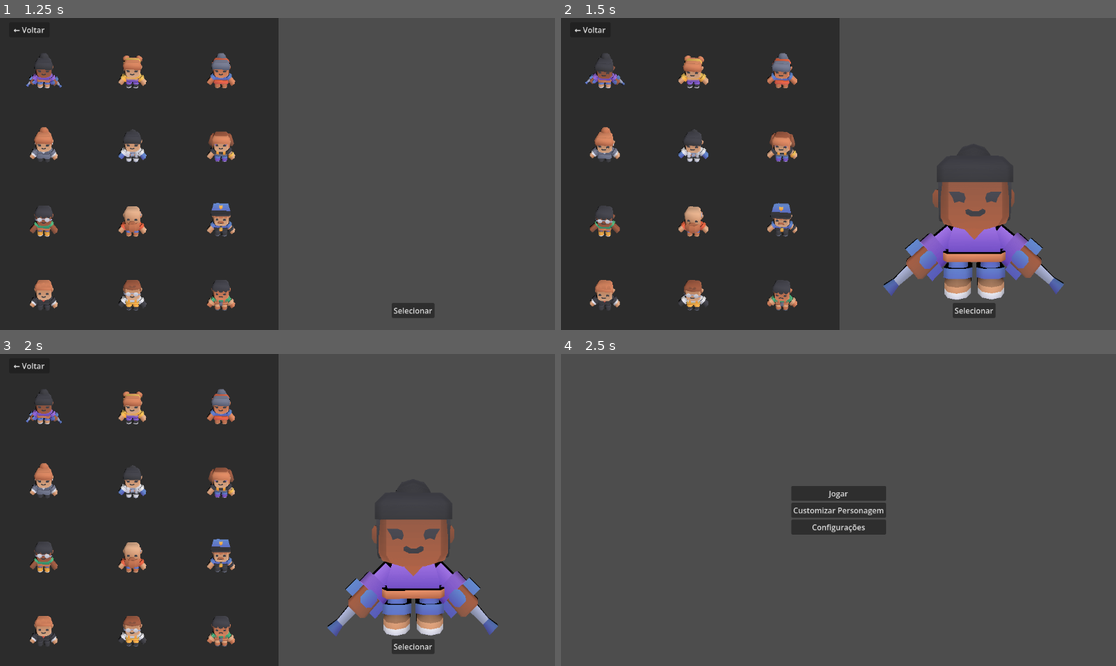
Above: before the commit, frames 1-4 (two rows, left to right).
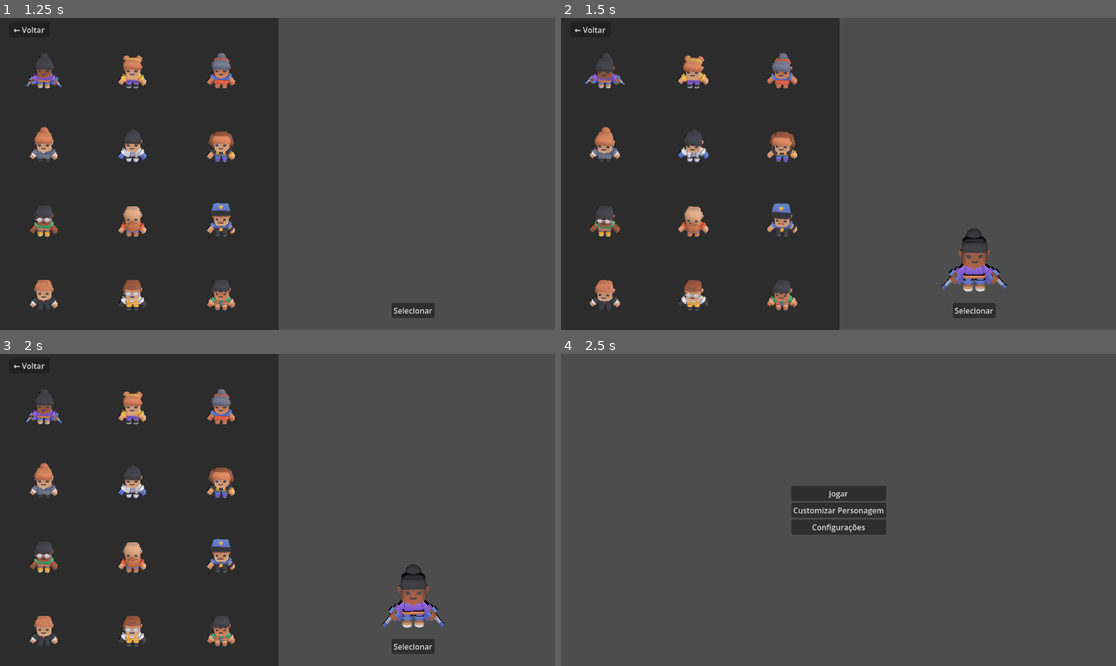
Above: after the commit, the same moments.

Repository: LucasSckenal/pi-4
Game: Godot game, scene res://main_menu.tscn
Two runs of this game, one before a commit and one after it. Both use one fixed random seed, a clock stepped at 60 frames per second and the inputs below.
Inputs (mouse positions are in pixels of both pictures, inside the frame that each line leads up to):
- Up to frame 1 (1.25 s): click "Customizar Personagem" at 0.5 s
- Up to frame 2 (1.5 s): click (605, 55) at 1.27 s
- Up to frame 3 (2 s): no input
- Up to frame 4 (2.5 s): click "← Voltar" at 2 s

Frame 1 is identical in both runs. In frame 2, 6.0% of the frame differs, in the area x 58-91%, y 51-91%; in frame 3, 5.9%; in frame 4, nothing differs.

Commit message:
feat: Refactor character selection logic and improve temporary selection handling

Diff:
--- a/selecao_personagem.gd
+++ b/selecao_personagem.gd
@@ -5,12 +5,15 @@
 @onready var grid = $HBoxContainer/ScrollContainer/GridContainer
 @onready var ponto_spawn = get_node_or_null("HBoxContainer/SubViewportContainer/SubViewport/PontoSpawn")
 
+# VARIÁVEL TEMPORÁRIA: Guarda quem você clicou, mas ainda não confirmou
+var personagem_temporario = ""
+
 func _ready():
-	# 1. Limpa a grade
+	# Limpa a grade
 	for child in grid.get_children():
 		child.queue_free()
 
-	# 2. Cria os slots (Apenas UMA vez agora)
+	# Cria os slots
 	for caminho in Global.lista_personagens:
 		var novo_slot = slot_cena.instantiate()
 		grid.add_child(novo_slot)
@@ -24,22 +27,22 @@
 		if btn:
 			btn.pressed.connect(_ao_escolher.bind(caminho))
 
+
 func _ao_escolher(caminho):
-	# MUITO IMPORTANTE: Salva a escolha do jogador no Global!
-	# É isso que o botão "Selecionar" vai conferir depois.
-	Global.personagem_escolhido_path = caminho
+	# 1. VISUALIZAR: Salva APENAS no temporário por enquanto!
+	personagem_temporario = caminho
 
 	if ponto_spawn:
-		# Deleta quem estava lá
+		# Deleta quem estava lá na tela grande
 		for n in ponto_spawn.get_children():
 			n.queue_free()
 
 		# Spawna o personagem grande
 		var grande = load(caminho).instantiate()
 		ponto_spawn.add_child(grande)
-		grande.scale = Vector3(0.8, 0.8, 0.8)
+		grande.scale = Vector3(0.3, 0.3, 0.3) # Tamanho 0.3 como você pediu!
 
-		# Toca a animação (com o Loop infinito que fizemos antes)
+		# Toca a animação em Loop
 		var anim = grande.get_node_or_null("AnimationPlayer")
 		if anim:
 			var animacao_idle = anim.get_animation("idle")
@@ -49,23 +52,22 @@
 
 
 # ---------------------------------------------------------
-# BOTÕES DE AÇÃO
+# BOTÃO DE VOLTAR (Apenas sai da tela)
 # ---------------------------------------------------------
-
 func _on_btn_back_pressed() -> void:
-	# Se ele cancelou, limpamos a escolha para não bugar
-	Global.personagem_escolhido_path = ""
-	# Volta pro menu principal
+	print("Voltando para o menu principal...")
 	get_tree().change_scene_to_file("res://main_menu.tscn")
 
 
+# ---------------------------------------------------------
+# BOTÃO DE SELECIONAR (Salva no Global e fica na tela)
+# ---------------------------------------------------------
 func _on_btn_select_pressed() -> void:
-	# 1. Verifica se ele realmente clicou em um boneco antes de selecionar
-	if Global.personagem_escolhido_path == "":
-		print("Você precisa clicar em um personagem primeiro!")
-		# DICA: Aqui você pode colocar um Label na tela avisando o erro
-		return # Interrompe a função aqui
+	# Verifica se tem alguém no temporário (se você clicou em alguma miniatura)
+	if personagem_temporario == "":
+		print("Aviso: Você precisa clicar em um personagem primeiro!")
+		return
 
-	# 2. Se tudo deu certo, volta pro menu com o personagem salvo!
-	print("Personagem salvo: ", Global.personagem_escolhido_path)
-	get_tree().change_scene_to_file("res://main_menu.tscn")
+	# AGORA SIM! O jogador confirmou. Passamos do temporário para o Global!
+	Global.personagem_escolhido_path = personagem_temporario
+	print("Personagem salvo com sucesso para o jogo: ", Global.personagem_escolhido_path)
